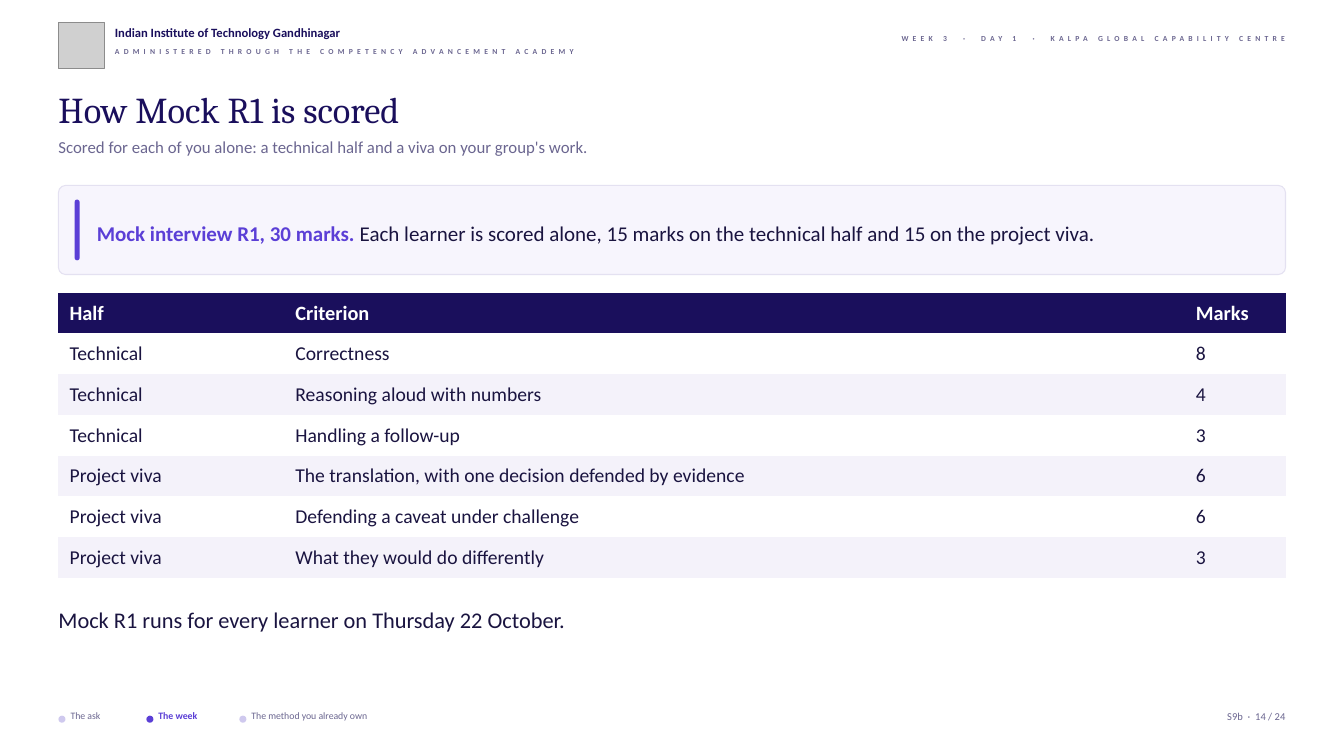
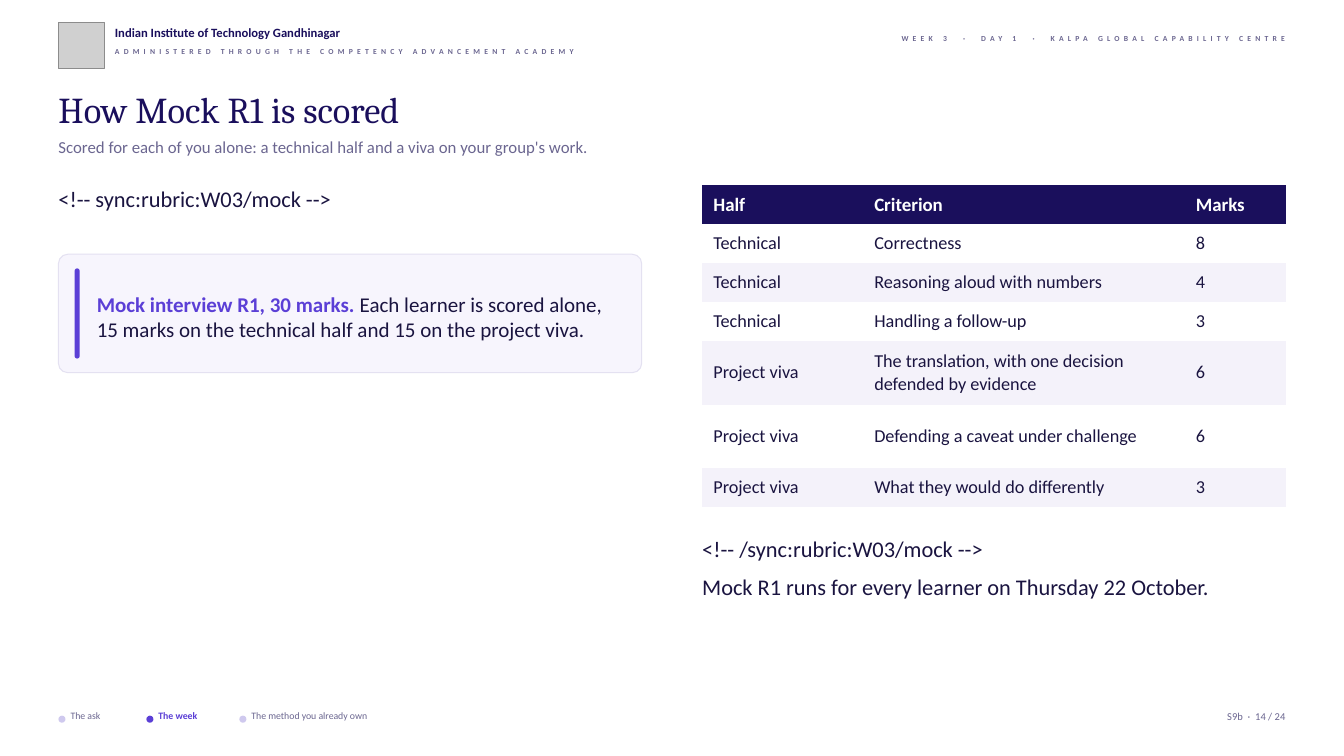
Before and after one commit to fde-academy-lab/c2-content-factory, a slide deck: slide 14 of content/W03/D1/slides/C2_W03_D01_introduction_STUDENT.pptx. Drawn at 1344x756 pixels with LibreOffice and Linux fonts; fonts in the diff are those of the drawing; grey boxes stand for pictures; background and template pictures are left out. Boxes give left, top, right and bottom in pixels: in the first picture for what was removed or moved away, otherwise in the second. Text is boxed around its words. In the diff, an @@ line names an element or a change of style, - is before the commit and + after.

```diff
--- a/content/W03/D1/slides/C2_W03_D01_introduction_STUDENT.pptx
+++ b/content/W03/D1/slides/C2_W03_D01_introduction_STUDENT.pptx
@@ rounded rectangle removed at box(58, 186, 1286, 274) @@
@@ text added at box(95, 191, 300, 211), 16 pt, text #1A1440 @@
+<!-- sync:rubric:W03/mock -->
@@ table at box(703, 186, 1287, 507) @@
@@ size 14.5 to 13.5 pt in "Half", "Criterion", "Marks" @@
@@ size 14 to 13 pt @@
@@ table: place and size @@
-table at box(58, 292, 1286, 578)
+table at box(703, 186, 1287, 507)
@@ rounded rectangle added at box(58, 254, 642, 373), fill #F7F5FD, outline #E4E1F1 0.75 pt @@
@@ rounded rectangle: place and size @@
-rounded rectangle at box(75, 200, 80, 260)
+rounded rectangle at box(75, 268, 80, 359)
@@ text "Mock interview R1, 30 marks. ..." rewrapped from box(97, 226, 1094, 245) to box(97, 297, 602, 341) @@
@@ text "<!-- /sync:rubric:W03/mock -->": place and size @@
-text "<!-- /sync:rubric:W03/mock -->" at box(58, 612, 565, 632)
+text "<!-- /sync:rubric:W03/mock -->" at box(702, 541, 1208, 599)
@@ text at box(739, 541, 953, 561): paragraph added @@
+<!-- /sync:rubric:W03/mock -->
```
Also in this commit, not shown: 7 other slides changed, 8 other files.
